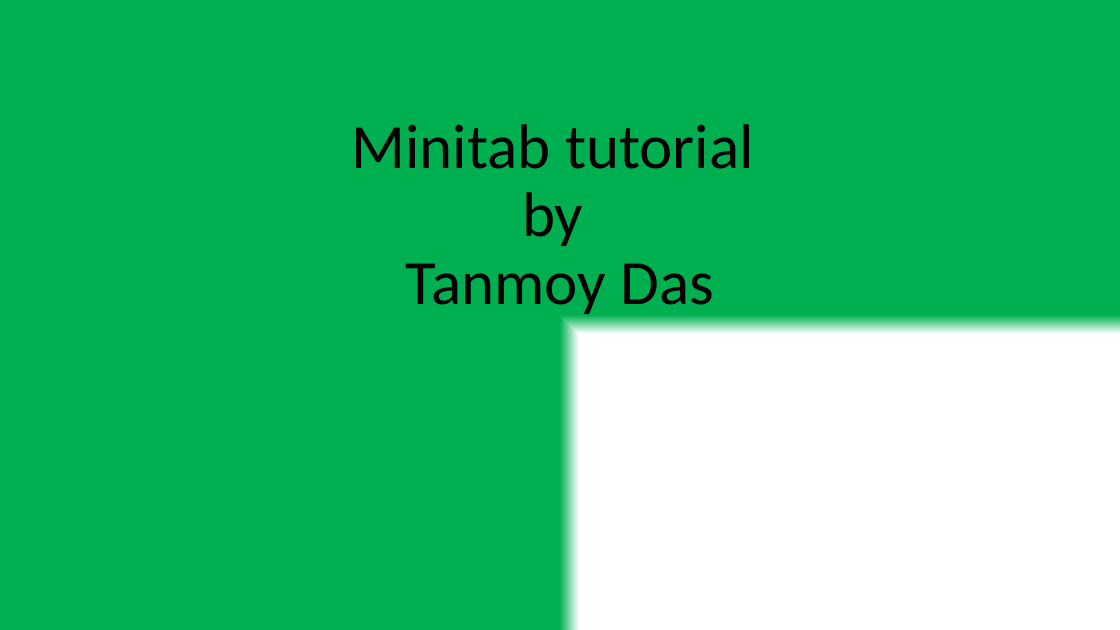
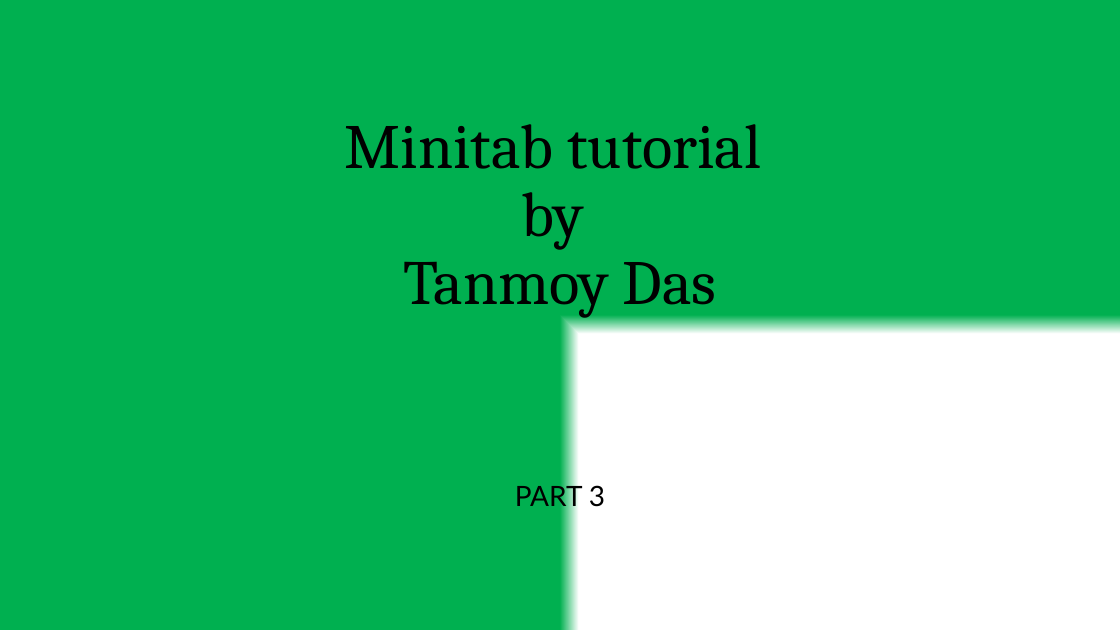
Before and after one commit to tanmoyie/Quality-Control, a slide deck: slide 1 of Minitab tutorial by Tanmoy Das.pptx. Drawn at 1120x630 pixels with LibreOffice and Linux fonts; fonts in the diff are those of the drawing. Boxes give left, top, right and bottom in pixels: in the first picture for what was removed or moved away, otherwise in the second. Text is boxed around its words. In the diff, an @@ line names an element or a change of style, - is before the commit and + after.

Commit message:
minitab

```diff
--- a/Minitab tutorial by Tanmoy Das.pptx
+++ b/Minitab tutorial by Tanmoy Das.pptx
@@ title "Minitab tutorial by Tanmoy Das" at bbox=[345, 124, 761, 318]: font Calibri to Cambria @@
@@ subtitle added at bbox=[515, 482, 605, 512], 24 pt, text #000000 @@
+PART 3
```
Also in this commit, not shown: 2 other slides changed, 5 slides added, 1 slide removed, 4 other files.
